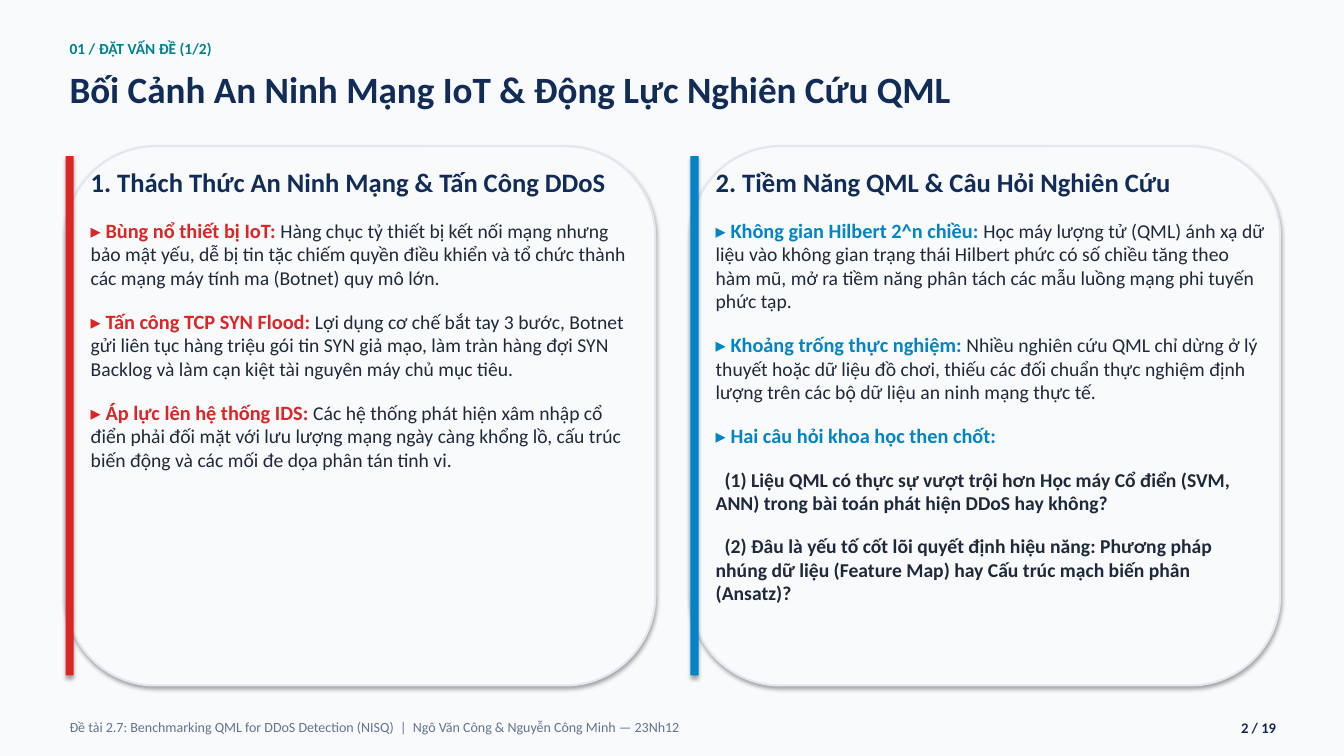
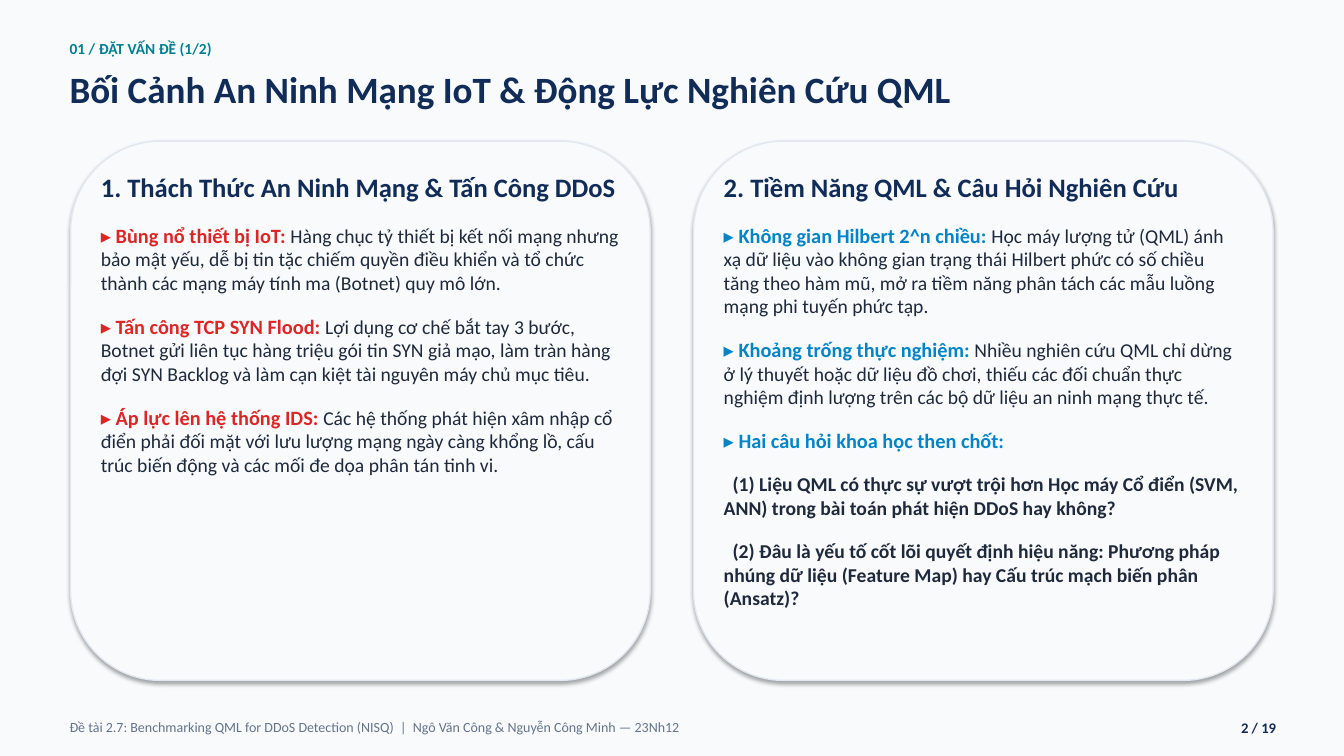
Before and after one commit to vcongggggg/qml-ddos, a slide deck: slide 2 of SLIDE_BAO_CAO_CUOI_KY_MHMM_DeTai_2_7_QML_DDoS_Cong_Minh.pptx. Drawn at 1344x756 pixels with LibreOffice and Linux fonts; fonts in the diff are those of the drawing. Boxes give left, top, right and bottom in pixels: in the first picture for what was removed or moved away, otherwise in the second. Text is boxed around its words. In the diff, an @@ line names an element or a change of style, - is before the commit and + after.

```diff
--- a/SLIDE_BAO_CAO_CUOI_KY_MHMM_DeTai_2_7_QML_DDoS_Cong_Minh.pptx
+++ b/SLIDE_BAO_CAO_CUOI_KY_MHMM_DeTai_2_7_QML_DDoS_Cong_Minh.pptx
@@ rounded rectangle: place and size @@
-rounded rectangle at <box>66,146,655,686</box>
+rounded rectangle at <box>71,141,650,681</box>
@@ rounded rectangle at <box>71,141,650,681</box>: outline #E2E8F0 1.5 pt to #E2E8F0 1 pt @@
@@ rounded rectangle at <box>694,141,1273,681</box>: outline #E2E8F0 1.5 pt to #E2E8F0 1 pt @@
@@ rounded rectangle: place and size @@
-rounded rectangle at <box>691,146,1280,686</box>
+rounded rectangle at <box>694,141,1273,681</box>
@@ rectangle removed at <box>66,156,74,676</box> @@
@@ text "1. Thách Thức An Ninh ..." rewrapped from <box>91,172,626,471</box> to <box>101,177,618,476</box> @@
@@ rectangle removed at <box>691,156,699,676</box> @@
@@ text "2. Tiềm Năng QML & ..." rewrapped from <box>716,172,1264,603</box> to <box>724,177,1238,608</box> @@
```
Also in this commit, not shown: 1 other slide changed, 1 other file.
